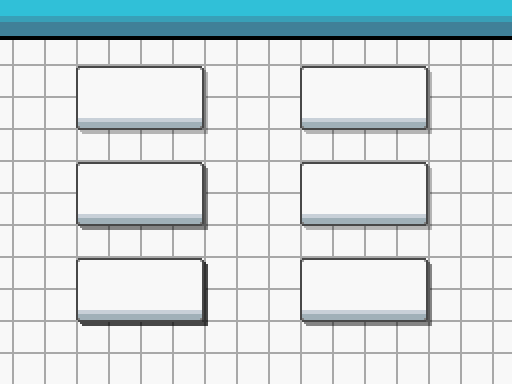
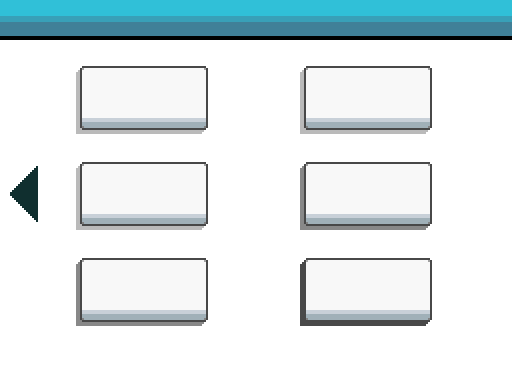
Revision of a layered 512x384 image; what changed, layer by layer:
added layer "left Arrow" above "Right Arrow" over 10, 166, 38, 222
added layer "Tiles invert" above "Tiles" over 76, 66, 432, 326
renamed "Pasted Layer" to "Tiles", hid it over 76, 66, 432, 326
hid "Layer" over 0, 40, 512, 384
